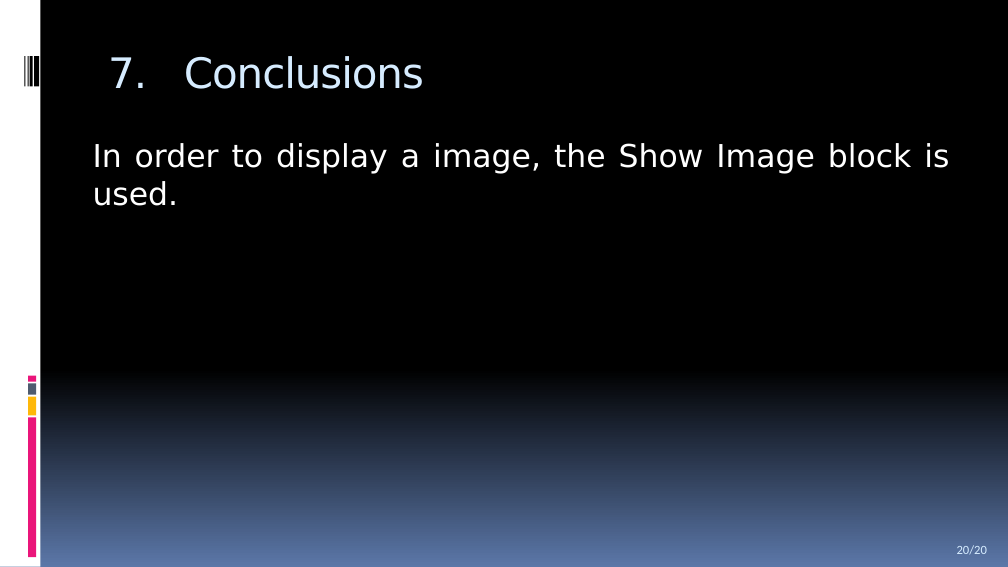
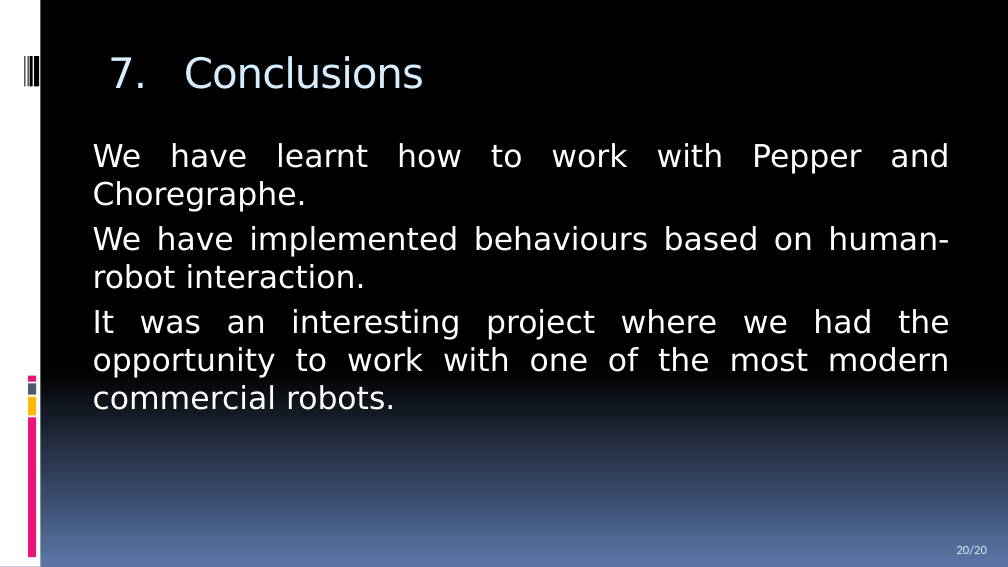
Before and after one commit to zorniffler/Pepper-behaviors, a slide deck: slide 22 of DOCS/Presentation/Final.pptx. Drawn at 1008x567 pixels with LibreOffice and Linux fonts; fonts in the diff are those of the drawing. Boxes give left, top, right and bottom in pixels: in the first picture for what was removed or moved away, otherwise in the second. Text is boxed around its words. In the diff, an @@ line names an element or a change of style, - is before the commit and + after.

Commit message:
Finished presentation.

```diff
--- a/DOCS/Presentation/Final.pptx
+++ b/DOCS/Presentation/Final.pptx
@@ text at box(93, 143, 950, 410): text changed @@
-In order to display a image, the Show Image block is used.
+We have learnt how to work with Pepper and Choregraphe.
+We have implemented behaviours based on human-robot interaction.
+It was an interesting project where we had the opportunity to work with one of the most modern commercial robots.
```
Also in this commit, not shown: 1 other file.
